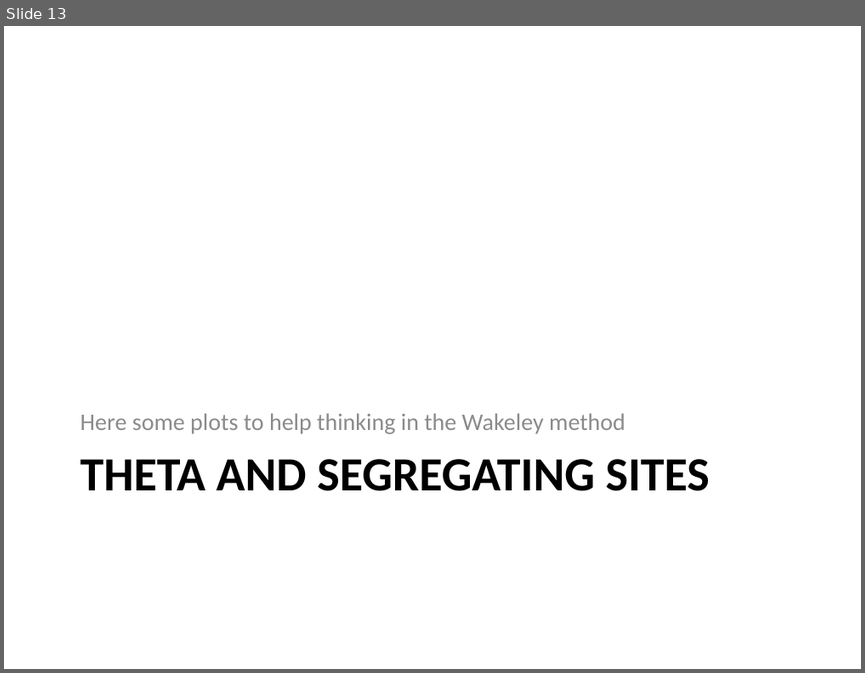
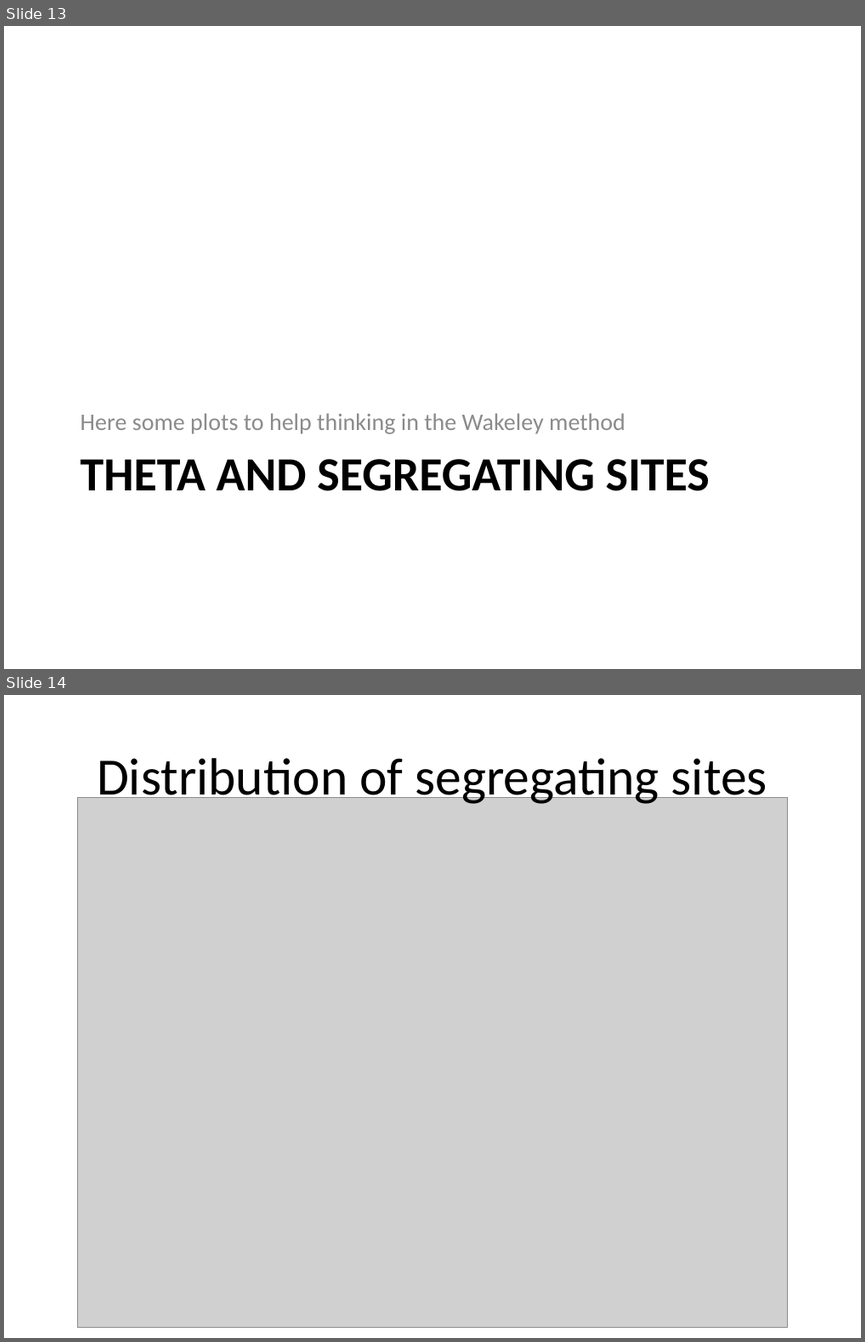
Before and after one commit to WaresLab/QuBar, a slide deck: Thoughts and plots.pptx. Shown one above the other, each under a label of ours: slide 13 before the commit, slides 13 and 14 after it. The pictures are 865x673 and 865x1342 pixels, drawn with LibreOffice and Linux fonts; fonts in the diff are those of the drawing; grey boxes stand for pictures. Boxes give left, top, right and bottom in pixels: in the first picture for what was removed or moved away, otherwise in the second. Text is boxed around its words. In the diff, an @@ line names an element or a change of style, - is before the commit and + after.

```diff
--- a/Thoughts and plots.pptx
+++ b/Thoughts and plots.pptx
@@ slide 14 added at [4, 695, 861, 1338], background #FFFFFF @@
@@ title added at [97, 758, 767, 807], 44 pt, text #000000 @@
+Distribution of segregating sites
@@ picture added at [77, 798, 787, 1327] @@
```
Also in this commit, not shown: 1 other slide added, 9 other files.
